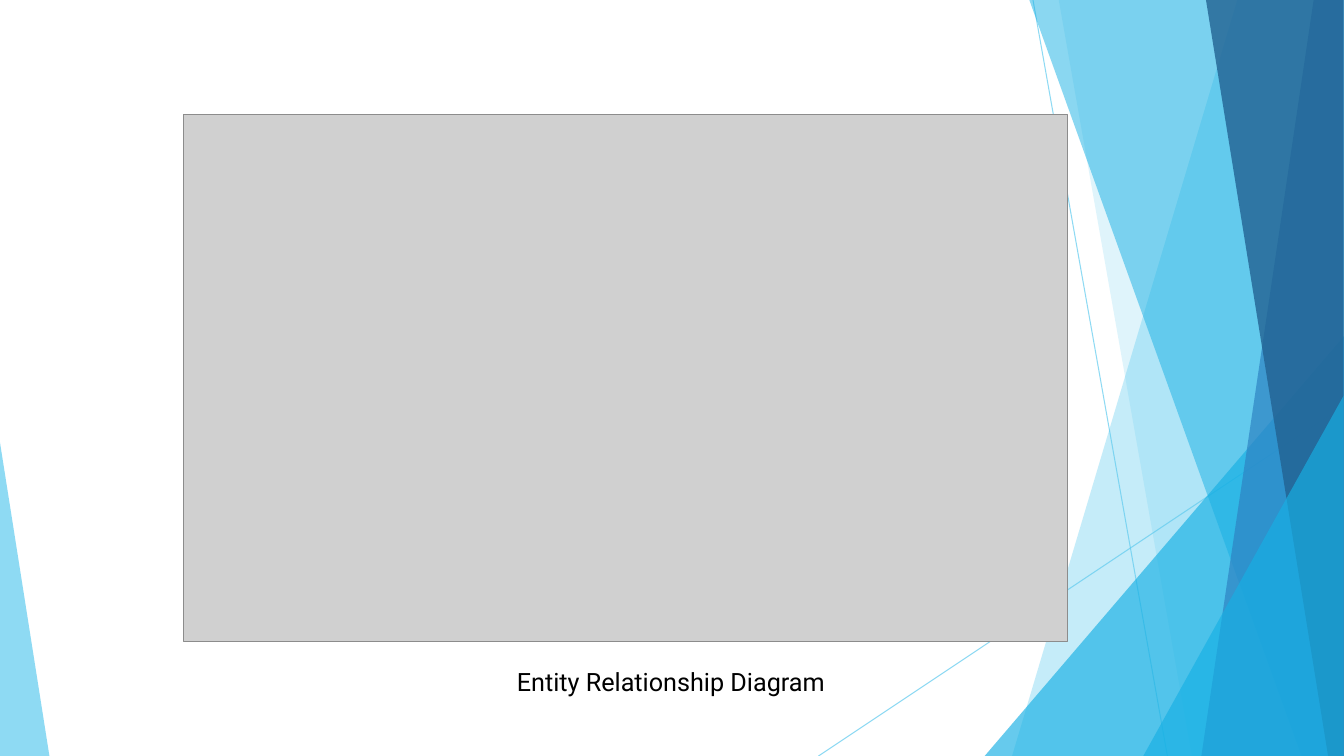
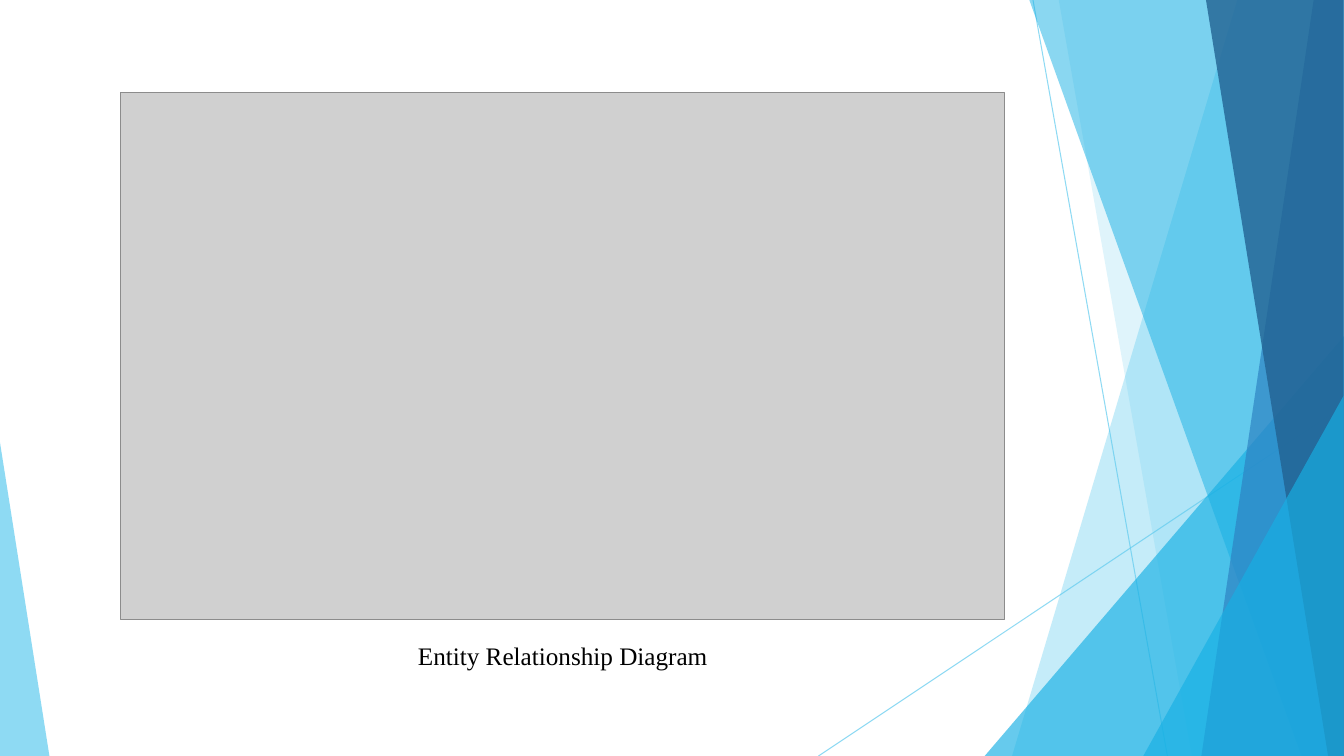
Before and after one commit to Vaibhav-Dharmik/project_reports_final_yr, a slide deck: slide 11 of final_submission_ppt.pptx (slide 14 before the commit). Drawn at 1344x756 pixels with LibreOffice and Linux fonts; fonts in the diff are those of the drawing; grey boxes stand for pictures. Boxes give left, top, right and bottom in pixels: in the first picture for what was removed or moved away, otherwise in the second. Text is boxed around its words. In the diff, an @@ line names an element or a change of style, - is before the commit and + after.

```diff
--- a/final_submission_ppt.pptx
+++ b/final_submission_ppt.pptx
@@ picture: place and size @@
-picture at bbox=[184, 115, 1068, 642]
+picture at bbox=[121, 93, 1005, 620]
@@ text "Entity Relationship Diagram": place and size @@
-text "Entity Relationship Diagram" at bbox=[517, 672, 824, 697]
+text "Entity Relationship Diagram" at bbox=[418, 647, 707, 671]
@@ text "Entity Relationship Diagram" at bbox=[418, 647, 707, 671]: font Roboto to Times New Roman; line spacing 1 to 1.5 @@
```
Also in this commit, not shown: 15 other slides changed, 5 slides added, 3 slides removed, 1 other file.
